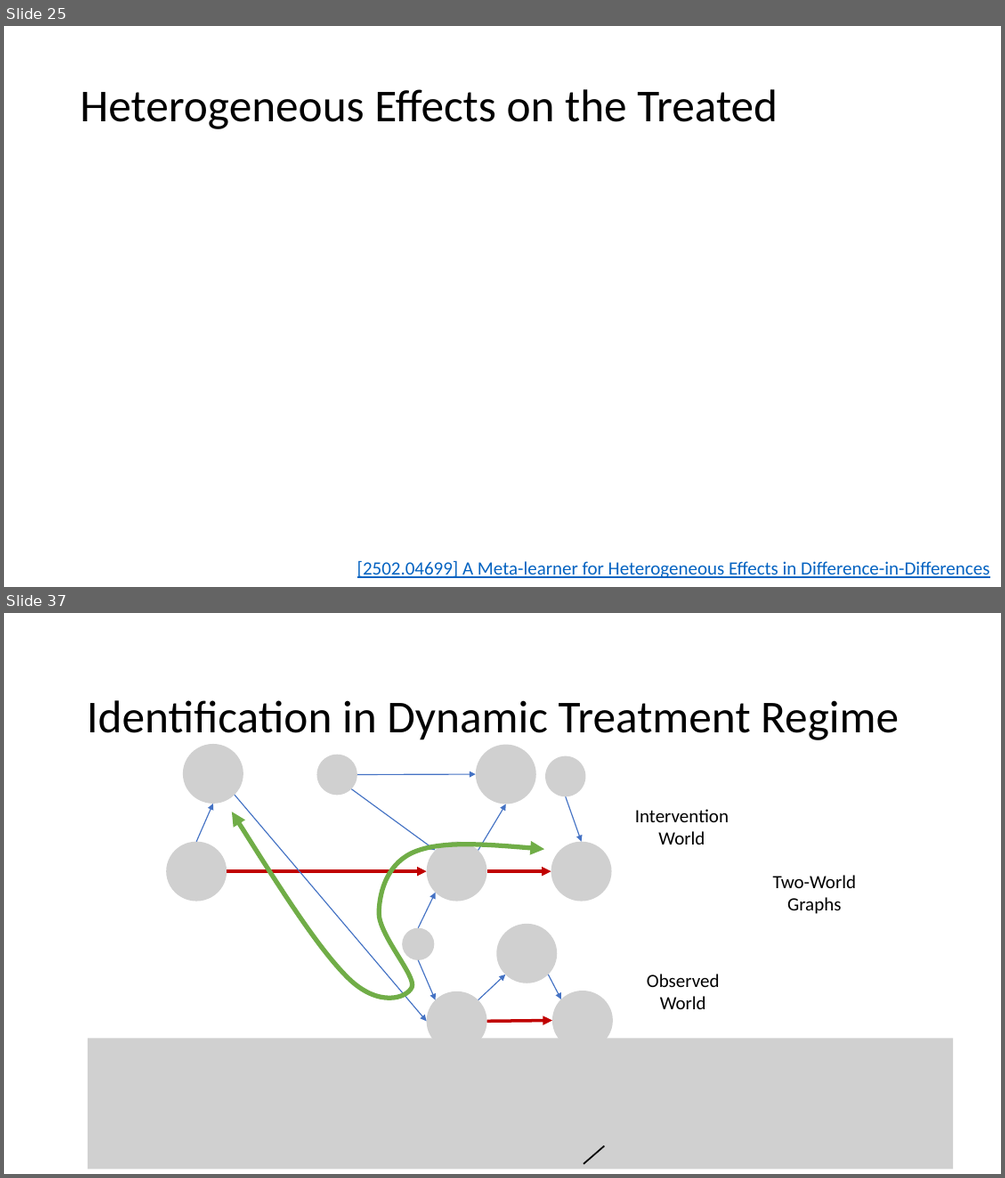
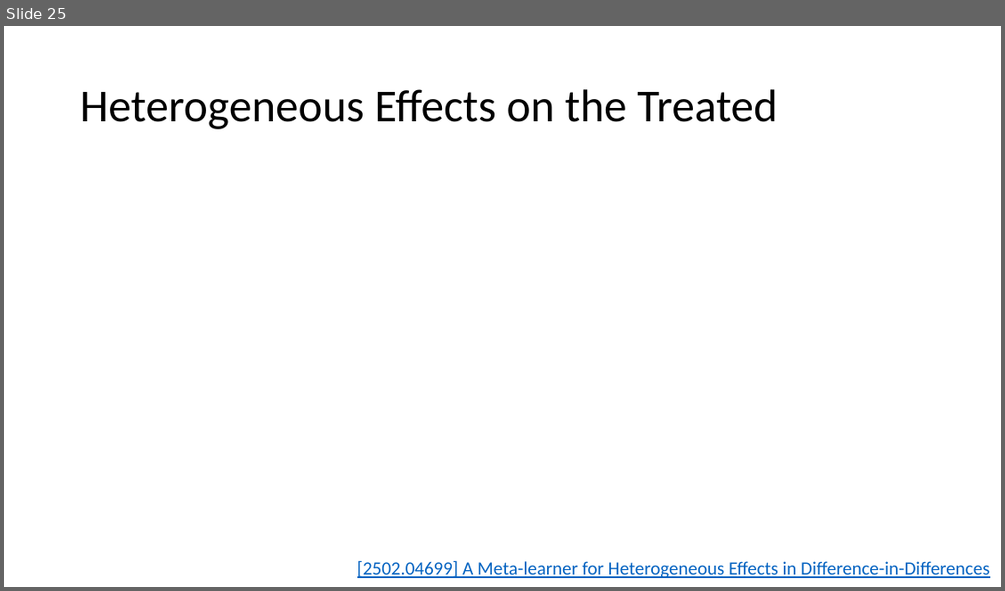
Before and after one commit to stanford-msande228/winter25, a slide deck: assets/presentations/MSANDE228_Lecture18_DiD.pptx. Shown one above the other, each under a label of ours: slides 25 and 37 before the commit, slide 25 after it; the slides between them are not shown. The pictures are 1005x1178 and 1005x591 pixels, drawn with LibreOffice and Linux fonts; fonts in the diff are those of the drawing; grey boxes stand for pictures. Boxes give left, top, right and bottom in pixels: in the first picture for what was removed or moved away, otherwise in the second. Text is boxed around its words. In the diff, an @@ line names an element or a change of style, - is before the commit and + after.

```diff
--- a/assets/presentations/MSANDE228_Lecture18_DiD.pptx
+++ b/assets/presentations/MSANDE228_Lecture18_DiD.pptx
@@ slide 37 removed at bbox=[4, 613, 1001, 1174], background #FFFFFF @@
@@ title removed at bbox=[87, 700, 898, 740] @@
-Identification in Dynamic Treatment Regime
@@ picture removed at bbox=[183, 744, 243, 803] @@
@@ picture removed at bbox=[476, 745, 536, 804] @@
@@ picture removed at bbox=[316, 755, 357, 795] @@
@@ picture removed at bbox=[545, 755, 586, 796] @@
@@ arrow removed from (235, 795) to (427, 1022) @@
@@ arrow removed from (352, 788) to (436, 850) @@
@@ arrow removed from (357, 774) to (476, 774) @@
@@ arrow removed from (566, 797) to (582, 842) @@
@@ arrow removed from (196, 842) to (213, 803) @@
@@ freeform shape removed at bbox=[232, 811, 544, 998] @@
@@ arrow removed from (478, 850) to (506, 803) @@
@@ text removed at bbox=[635, 809, 728, 844] @@
-Intervention World
@@ picture removed at bbox=[166, 842, 226, 901] @@
@@ picture removed at bbox=[427, 842, 487, 901] @@
@@ picture removed at bbox=[551, 842, 612, 901] @@
@@ arrow removed from (226, 871) to (427, 871) @@
@@ arrow removed from (487, 871) to (551, 871) @@
@@ text removed at bbox=[773, 875, 857, 914] @@
-Two-World Graphs
@@ arrow removed from (418, 928) to (436, 892) @@
@@ picture removed at bbox=[402, 928, 434, 960] @@
@@ picture removed at bbox=[497, 924, 558, 983] @@
@@ arrow removed from (418, 960) to (436, 999) @@
@@ arrow removed from (478, 999) to (506, 974) @@
@@ arrow removed from (549, 974) to (561, 999) @@
@@ text removed at bbox=[647, 973, 720, 1009] @@
-Observed World
@@ picture removed at bbox=[427, 991, 487, 1051] @@
@@ picture removed at bbox=[552, 990, 613, 1051] @@
@@ picture removed at bbox=[88, 1038, 954, 1168] @@
@@ arrow removed from (487, 1022) to (552, 1021) @@
@@ line removed from (583, 1164) to (605, 1145) @@
```
Also in this commit, not shown: 1 slide changed, 65 other slides removed, 4 other files.
